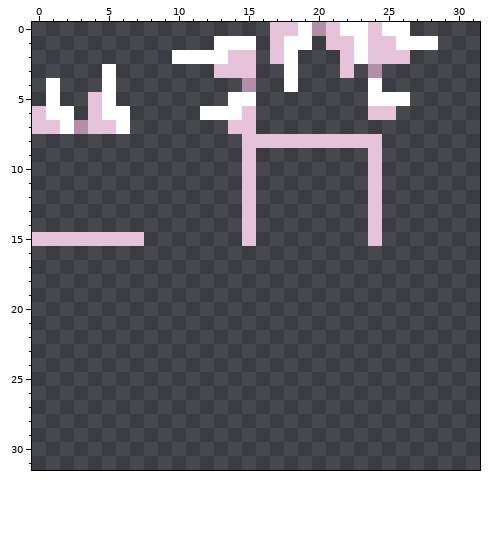
File history of a pixel-art file, Assets/Tiles/Spikes.aseprite. Above is the file before it was changed.
32x32 pixels, 1 frame.
And afterwards:
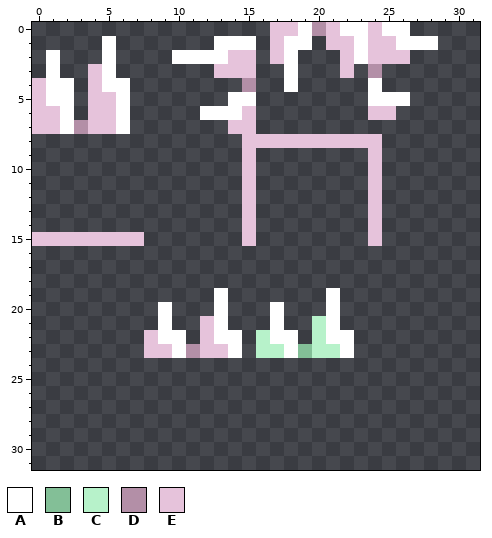
Palette (. is transparent): A #ffffff  B #83bf97  C #b7f2ca  D #b38fa7  E #e6c3db
What changed:
layer "Green spikes" added
Layers "Green spikes", "Flattened":
The author put colour A in row 1 at x 5; in row 2 at x 1 and 5; in row 3 at x 1; in rows 4 to 5 at x 2 and 6; in row 19 at x 13 and 21; in rows 20 to 21 at x 9, 13, 17 and 21.
The author put colour A in row 22 at x 9 to 10, 13 to 14, 17 to 18 and 21 to 22; in row 23 at x 10, 14, 18 and 22.
The author put colour B in row 23 at x 19.
The author put colour C in row 21 at x 20; in row 22 at x 16 and 20; in row 23 at x 16 to 17 and 20 to 21.
The author put colour D in row 23 at x 11.
The author put colour E in row 3 at x 4; in row 4 at x 0 and 4; in row 5 at x 0; in row 21 at x 12; in row 22 at x 8 and 12; in row 23 at x 8 to 9 and 12 to 13.
Colour A becomes colour E in row 5 at x 5; in row 6 at x 1 and 5.
Changed places in both pictures, as pixel boxes (x1, y1, x2, y2):
changed: (32, 36, 130, 120)
added: (144, 288, 354, 358)
